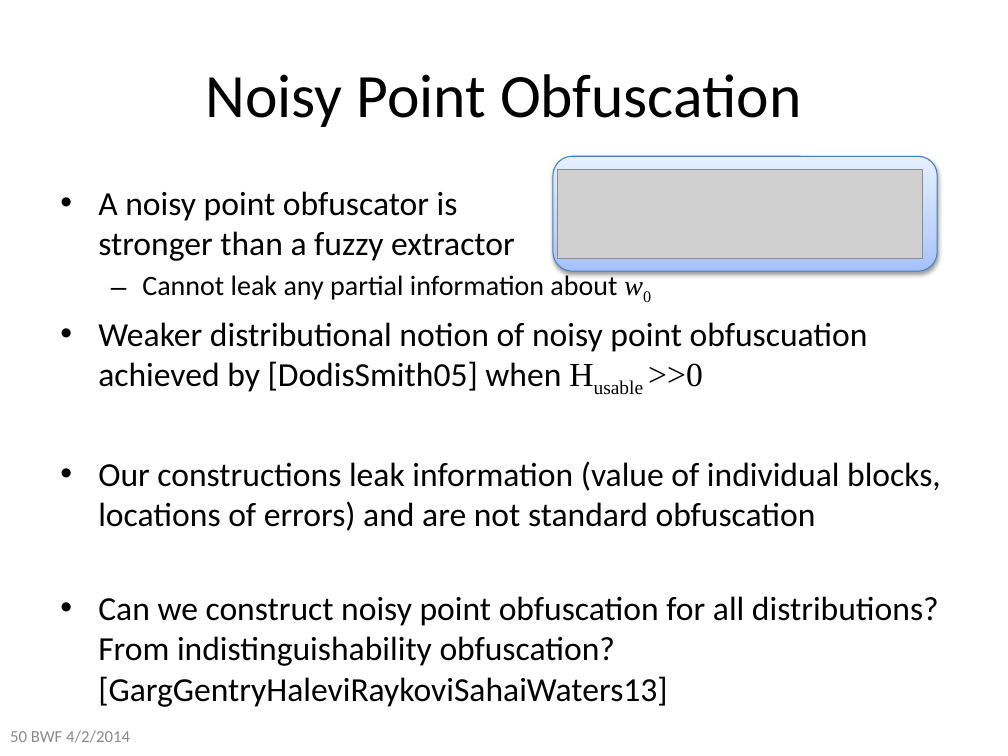
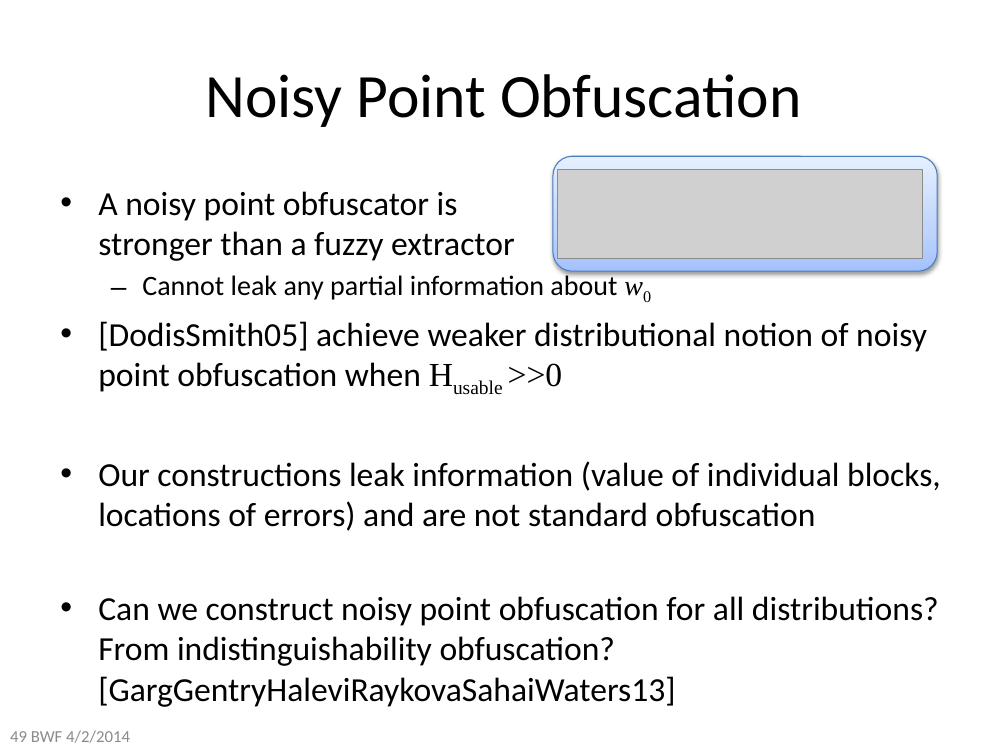
Before and after one commit to xianruimeng/comp-fuzzy-ext, a slide deck: slide 49 of constantRate/KeyDerivationWithNegativeUsable.pptx (slide 50 before the commit). Drawn at 1008x756 pixels with LibreOffice and Linux fonts; fonts in the diff are those of the drawing; grey boxes stand for pictures. Boxes give left, top, right and bottom in pixels: in the first picture for what was removed or moved away, otherwise in the second. Text is boxed around its words. In the diff, an @@ line names an element or a change of style, - is before the commit and + after.

```diff
--- a/constantRate/KeyDerivationWithNegativeUsable.pptx
+++ b/constantRate/KeyDerivationWithNegativeUsable.pptx
@@ text at [98,321,927,392]: text changed @@
-• Weaker distributional notion of noisy point obfuscuation achieved by [DodisSmith05] when Husable >>0
+• [DodisSmith05] achieve weaker distributional notion of noisy point obfuscation when Husable >>0
@@ text at [98,596,939,707]: text changed @@
-• Can we construct noisy point obfuscation for all distributions?
-  From indistinguishability obfuscation? [GargGentryHaleviRaykoviSahaiWaters13]
+• Can we construct noisy point obfuscation for all distributions?
+  From indistinguishability obfuscation? [GargGentryHaleviRaykovaSahaiWaters13]
@@ text at [10,730,130,743]: text changed @@
-50 BWF 4/2/2014
+49 BWF 4/2/2014
```
Also in this commit, not shown: 24 other slides changed, 7 slides added, 1 slide removed.
